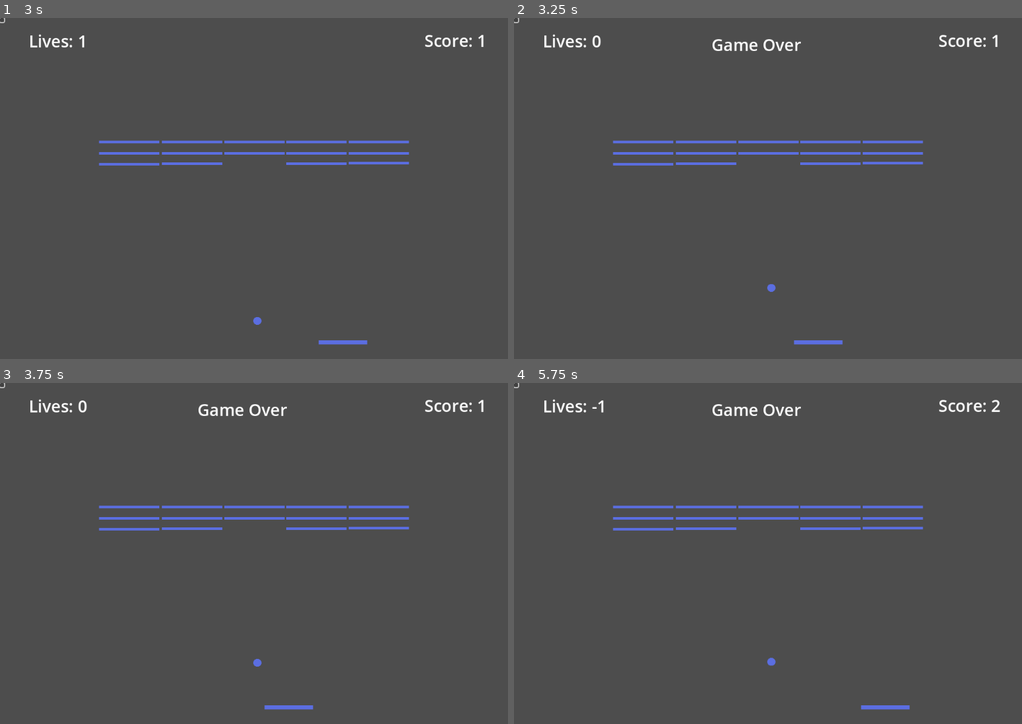
Above: before the commit, frames 1-4 (two rows, left to right).
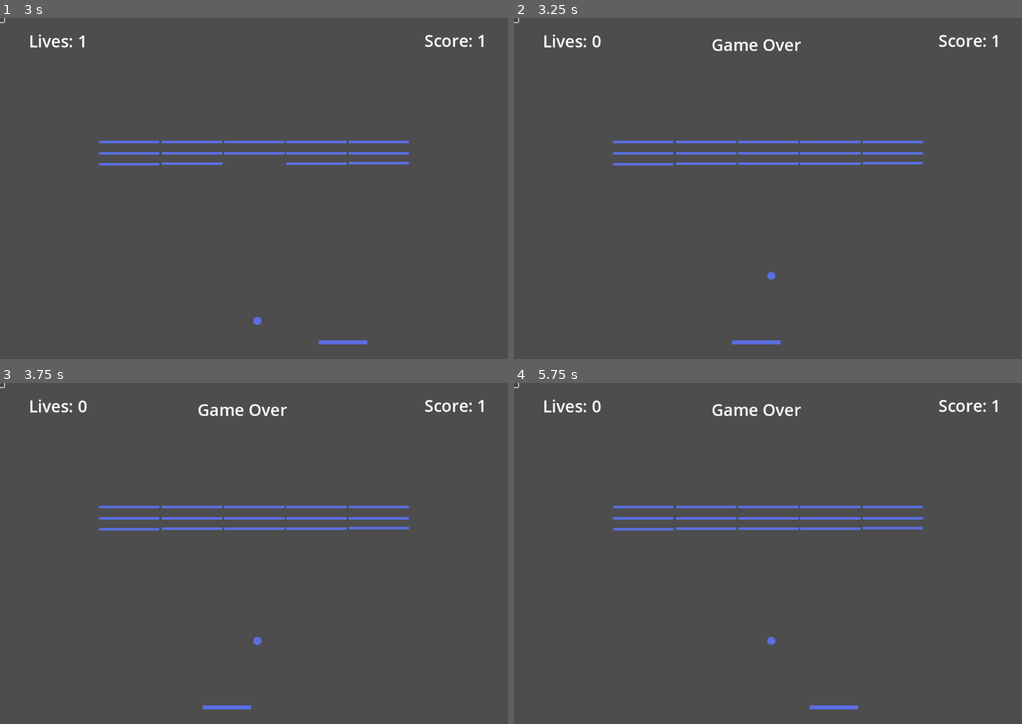
Above: after the commit, the same moments.

Repository: Dripcoding/godot-breakout2d
Game: Godot game, scene res://scenes/main.tscn
The game is run twice, just before and just after one commit, with the same random seed, the same clock (stepped at 60 frames per second) and the same inputs.
Inputs (mouse positions are in pixels of both pictures, inside the frame that each line leads up to):
- Up to frame 1 (3 s): click (0, 21) at 0.5 s; click (0, 21) at 1.25 s; tap Enter at 2 s; hold Right (move_right) 2.03-2.78 s; hold Left (move_left) from 2.78 s (still down)
- Up to frame 2 (3.25 s): keep holding Left (move_left)
- Up to frame 3 (3.75 s): release Left (move_left) at 3.53 s; hold Right (move_right) from 3.53 s (still down)
- Up to frame 4 (5.75 s): release Right (move_right) at 5.03 s; hold Left (move_left) from 5.03 s (still down)

Frame 1 is identical in both runs. In frame 2, 0.4% of the frame differs, in the area x 42-65%, y 42-96%; in frame 3, 0.4%; in frame 4, 0.5%, in the area x 15-96%, y 4-96%.

Commit message:
propagate on_game_over

Diff:
--- a/code/main.gd
+++ b/code/main.gd
@@ -1,5 +1,5 @@
 extends Node
 
 
-func _on_out_of_bounds():
-	print('main sees ball out of bounds')
+func _on_hud_game_over():
+	propagate_call('on_game_over')
--- a/scenes/main.tscn
+++ b/scenes/main.tscn
@@ -39,7 +39,8 @@
 position = Vector2(10, 19)
 rotation = 1.5708
 
-[node name="Brick Grid" parent="." instance=ExtResource("7_3xv8m")]
+[node name="BrickGrid" parent="." instance=ExtResource("7_3xv8m")]
+unique_name_in_owner = true
 position = Vector2(60, 103)
 script = ExtResource("8_jo2sc")
 
